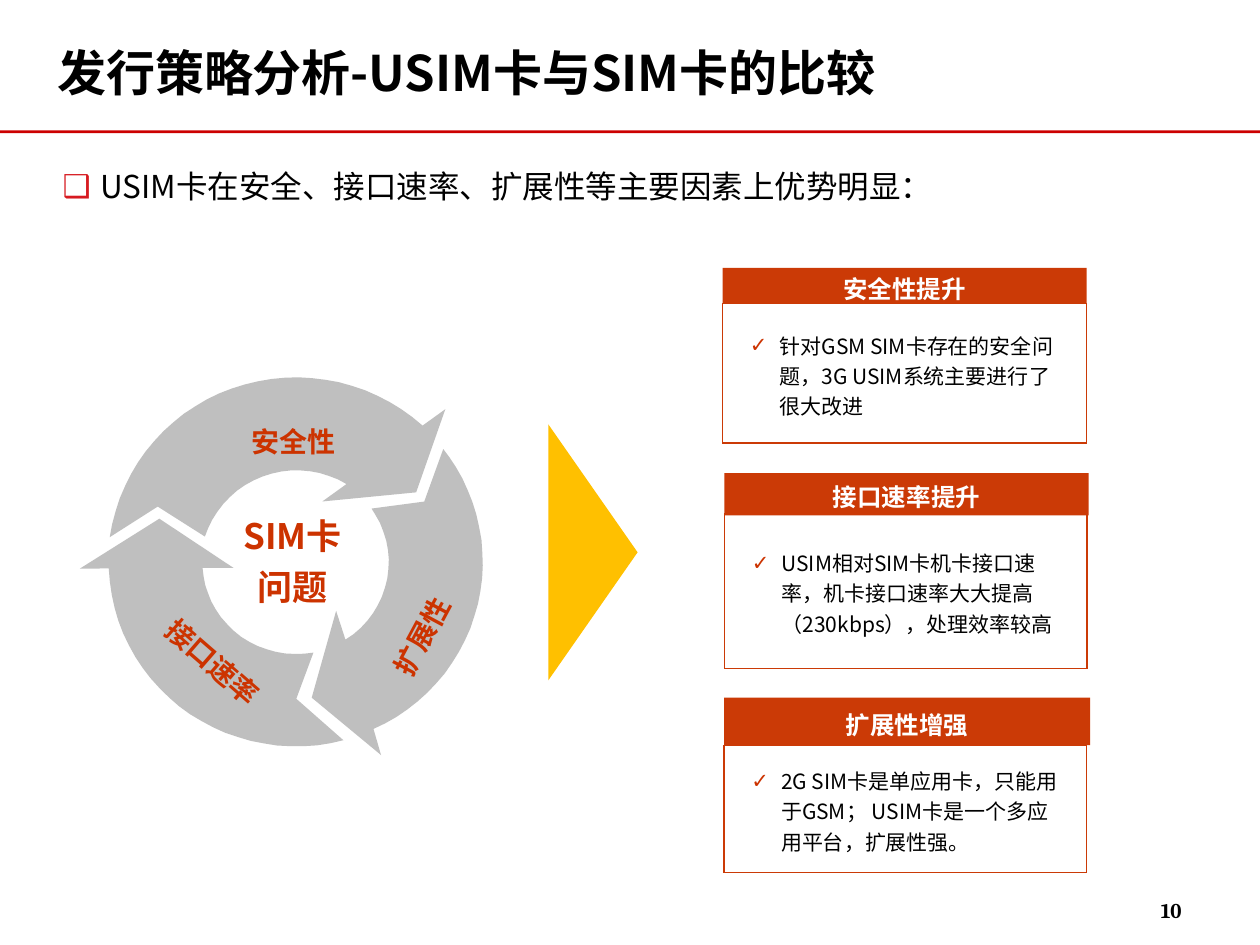
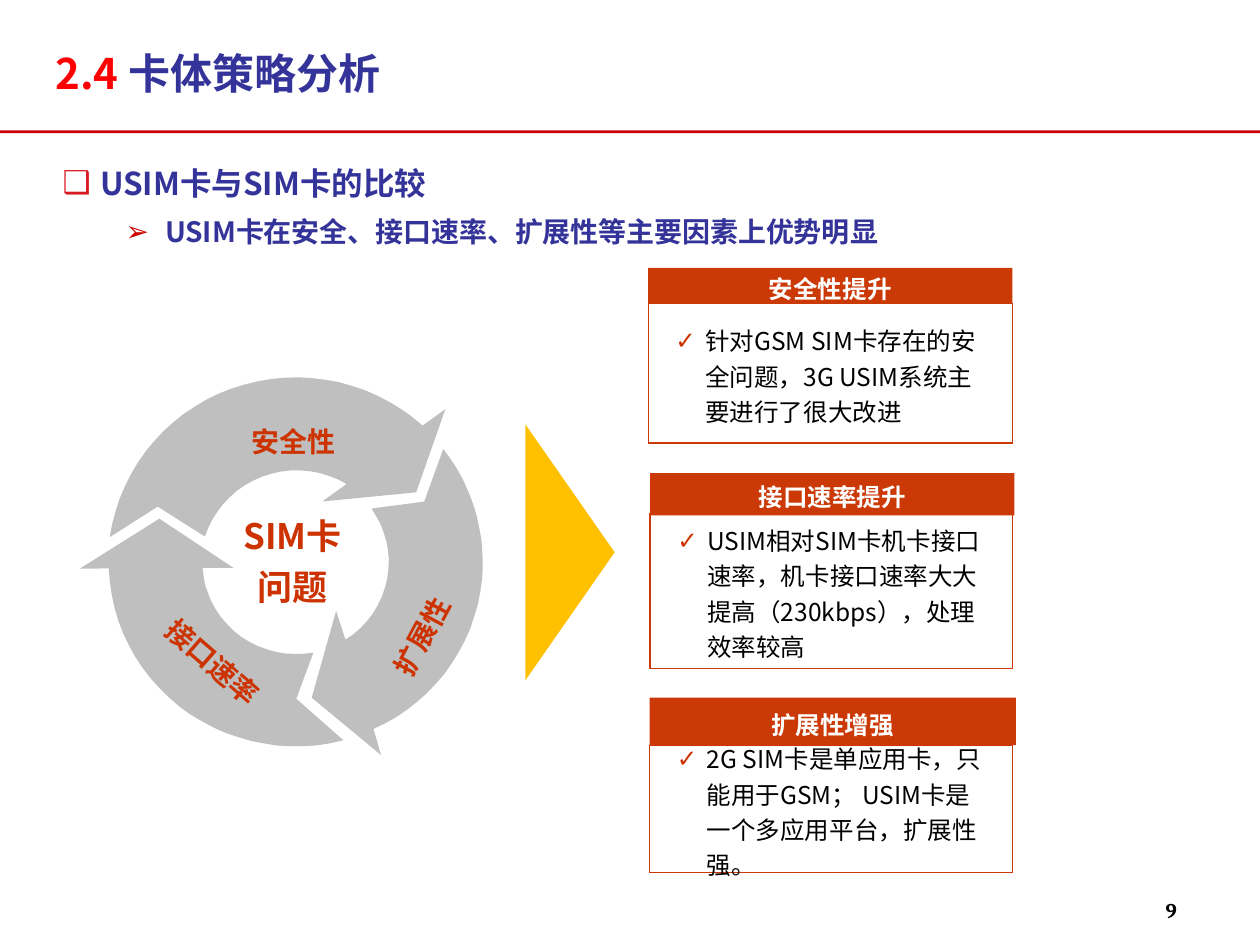
Before and after one commit to momo1101/unicardsrch, a slide deck: slide 9 of 软课题文本/软课题-中国联通电信卡业务及策略研究.ppt (slide 10 before the commit). Drawn at 1260x945 pixels with LibreOffice and Linux fonts; fonts in the diff are those of the drawing; background and template pictures are left out. Boxes give left, top, right and bottom in pixels: in the first picture for what was removed or moved away, otherwise in the second. Text is boxed around its words. In the diff, an @@ line names an element or a change of style, - is before the commit and + after.

```diff
--- a/软课题文本/软课题-中国联通电信卡业务及策略研究.ppt
+++ b/软课题文本/软课题-中国联通电信卡业务及策略研究.ppt
@@ text at <box>55,53,380,93</box>: text changed; size 28 to 24 pt; text colour #000000 to #333399 @@
-发行策略分析-USIM卡与SIM卡的比较
+2.4 卡体策略分析
@@ text at <box>100,168,878,245</box>: text changed; size 18 to 16 pt; text colour #000000 to #333399; bold on @@
-❑ USIM卡在安全、接口速率、扩展性等主要因素上优势明显：
+❑ USIM卡与SIM卡的比较
+  ➢ USIM卡在安全、接口速率、扩展性等主要因素上优势明显
@@ 6 rectangles: place and size @@
-6 rectangles at <box>722,268,1091,873</box>
+6 rectangles at <box>648,268,1017,873</box>
@@ size 12 to 14 pt in 3 elements at <box>650,514,1013,669</box>, <box>650,746,1013,873</box>, <box>648,304,1012,444</box> @@
@@ triangle: place and size @@
-triangle at <box>548,425,638,680</box>
+triangle at <box>525,425,615,680</box>
@@ page number at <box>1166,904,1177,918</box>: text changed @@
-10
+9
```
Also in this commit, not shown: 21 other slides changed, 3 slides added, 7 slides removed.
